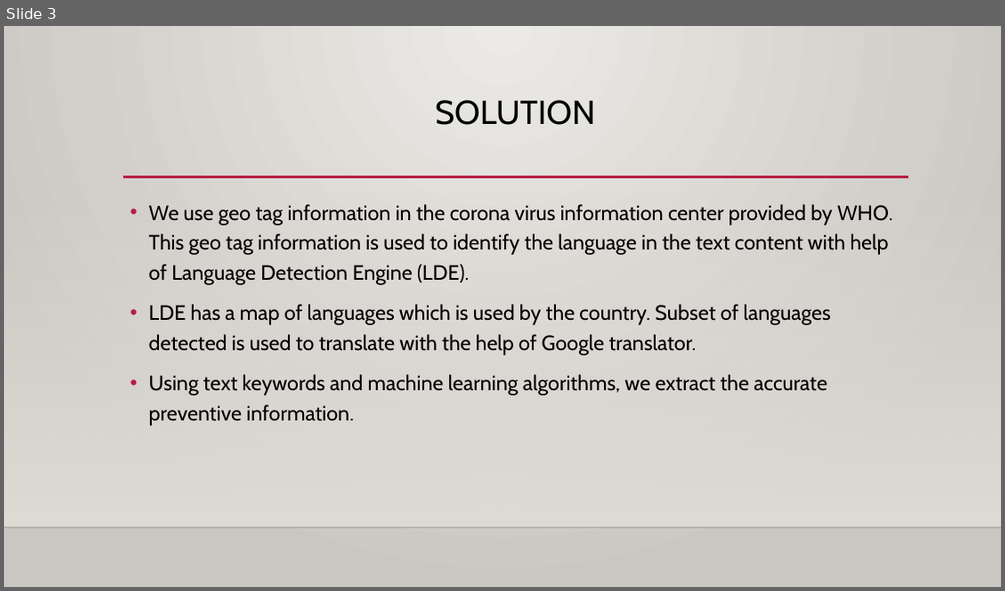
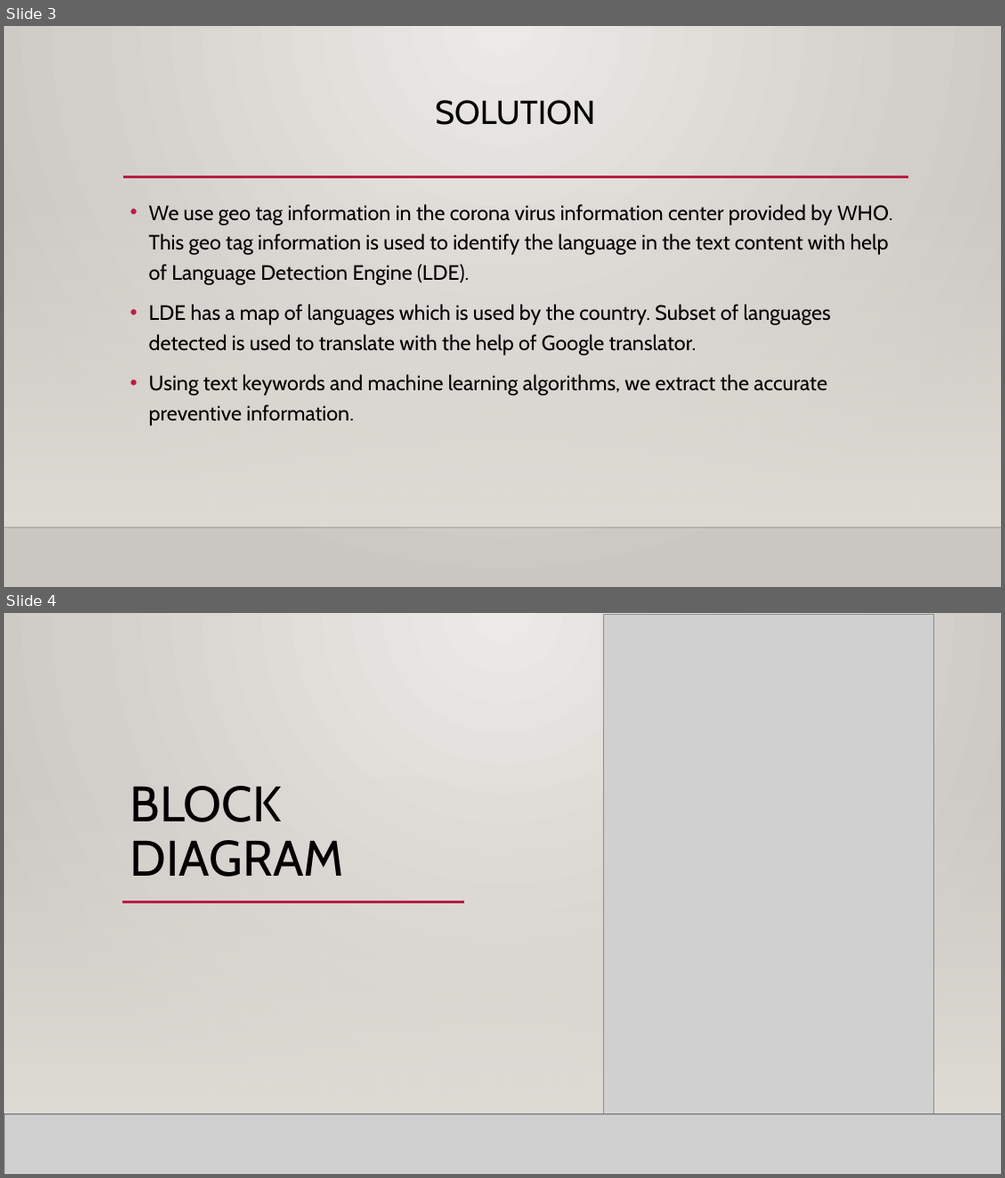
Before and after one commit to KrutikaVD/Machine_Learning_implementations, a slide deck: WiT Hackathon_.pptx. Shown one above the other, each under a label of ours: slide 3 before the commit, slides 3 and 4 after it. The pictures are 1005x591 and 1005x1178 pixels, drawn with LibreOffice and Linux fonts; fonts in the diff are those of the drawing; grey boxes stand for pictures; background and template pictures are left out. Boxes give left, top, right and bottom in pixels: in the first picture for what was removed or moved away, otherwise in the second. Text is boxed around its words. In the diff, an @@ line names an element or a change of style, - is before the commit and + after.

```diff
--- a/WiT Hackathon_.pptx
+++ b/WiT Hackathon_.pptx
@@ slide 4 added at [4,613,1001,1174], background gradient #ECEAE7 to #CAC7C1; not listed: 3 template elements that a slide beside it also shows @@
@@ rectangle added at [4,613,1001,1174], fill gradient #ECEAE7 to #CAC7C1 @@
@@ picture added at [604,615,933,1115] @@
@@ rectangle added at [4,779,1001,1114], fill gradient #DFDBD5 @@
@@ rectangle added at [4,779,1001,1114], fill gradient #DFDBD5 @@
@@ title added at [130,786,344,876], 48 pt, text #000000 @@
+BLOCK DIAGRAM
@@ line added from (123, 901) to (464, 901), #B71E42 2.5 pt @@
@@ line added from (202, 901) to (908, 901), #B71E42 2.5 pt @@
@@ line added from (4, 1114) to (1001, 1114), #000001 1 pt @@
@@ picture added at [4,1114,1001,1174] @@
@@ line added from (4, 1114) to (1001, 1114), #000001 1 pt @@
```
